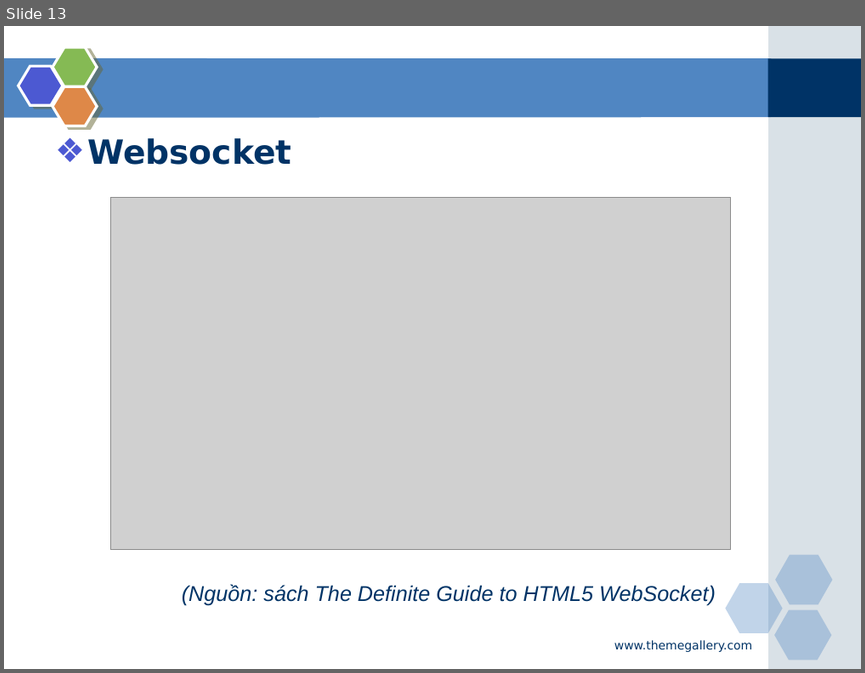
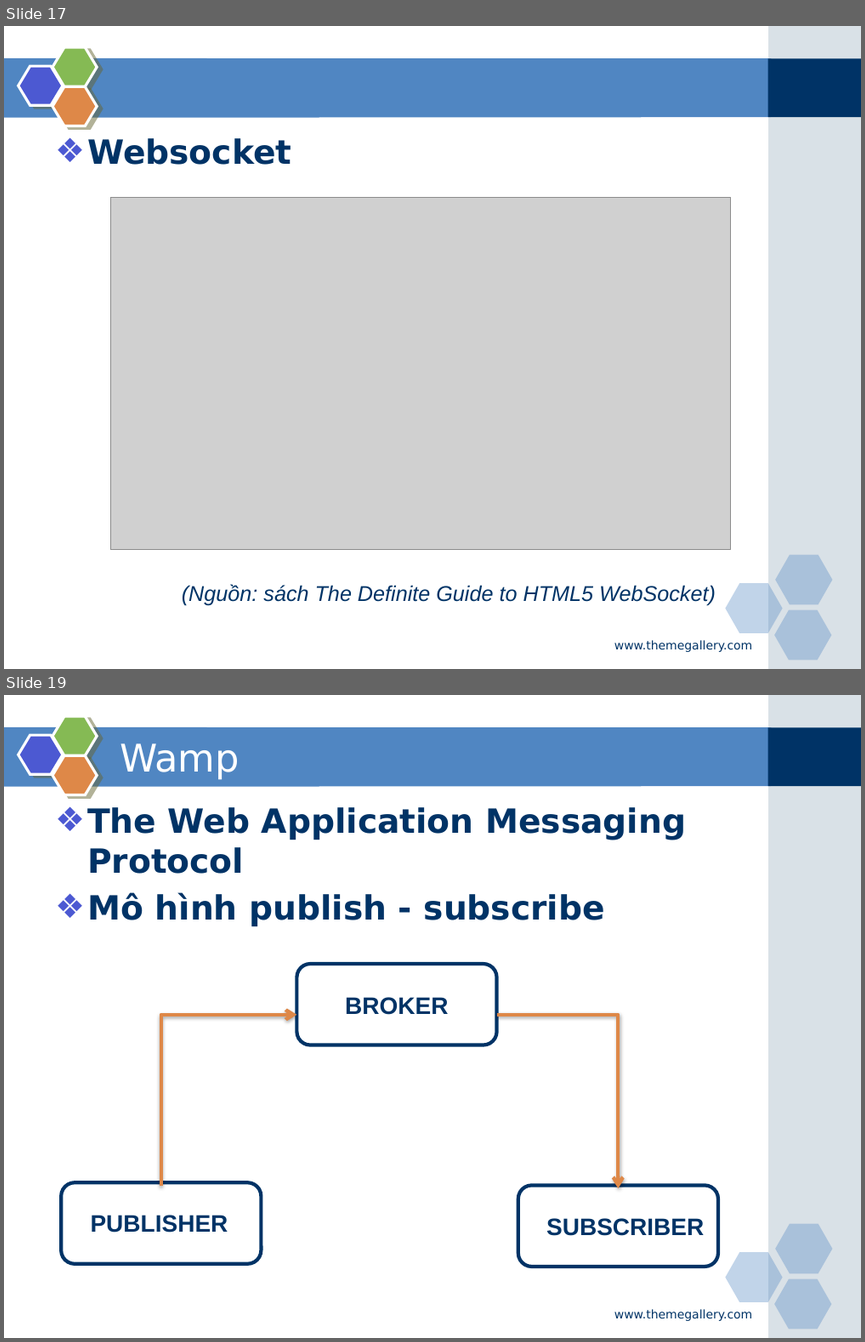
Before and after one commit to phamduong/graduation-project-agile-tool, a slide deck: Báo cáo/Slide bao cao.pptx. Shown one above the other, each under a label of ours: slide 13 before the commit, slides 17 and 19 after it; the slides between them are not shown. The pictures are 865x673 and 865x1342 pixels, drawn with LibreOffice and Linux fonts; fonts in the diff are those of the drawing; grey boxes stand for pictures. Boxes give left, top, right and bottom in pixels: in the first picture for what was removed or moved away, otherwise in the second. Text is boxed around its words. In the diff, an @@ line names an element or a change of style, - is before the commit and + after.

```diff
--- a/Báo cáo/Slide bao cao.pptx
+++ b/Báo cáo/Slide bao cao.pptx
@@ slide 19 added at <box>4,695,861,1338</box>, background #FFFFFF; not listed: 9 template elements that a slide beside it also shows @@
@@ title added at <box>120,743,239,780</box>, 32 pt, text #FFFFFF @@
+Wamp
@@ text added at <box>87,807,686,926</box>, 28 pt, text #003366, bold @@
+❖ The Web Application Messaging Protocol
+❖ Mô hình publish - subscribe
@@ group added at <box>62,964,718,1266</box>: 3 rounded rectangles, 3 texts, 2 elbow arrows @@
+PUBLISHER
+BROKER
+SUBSCRIBER
@@ text added at <box>614,1309,752,1321</box>, 10 pt, text #003366 @@
+www.themegallery.com
@@ what was slide 13 is now slide 17 @@
```
Also in this commit, not shown: 4 slides changed, 8 other slides added, 18 slides removed, 13 other files.
